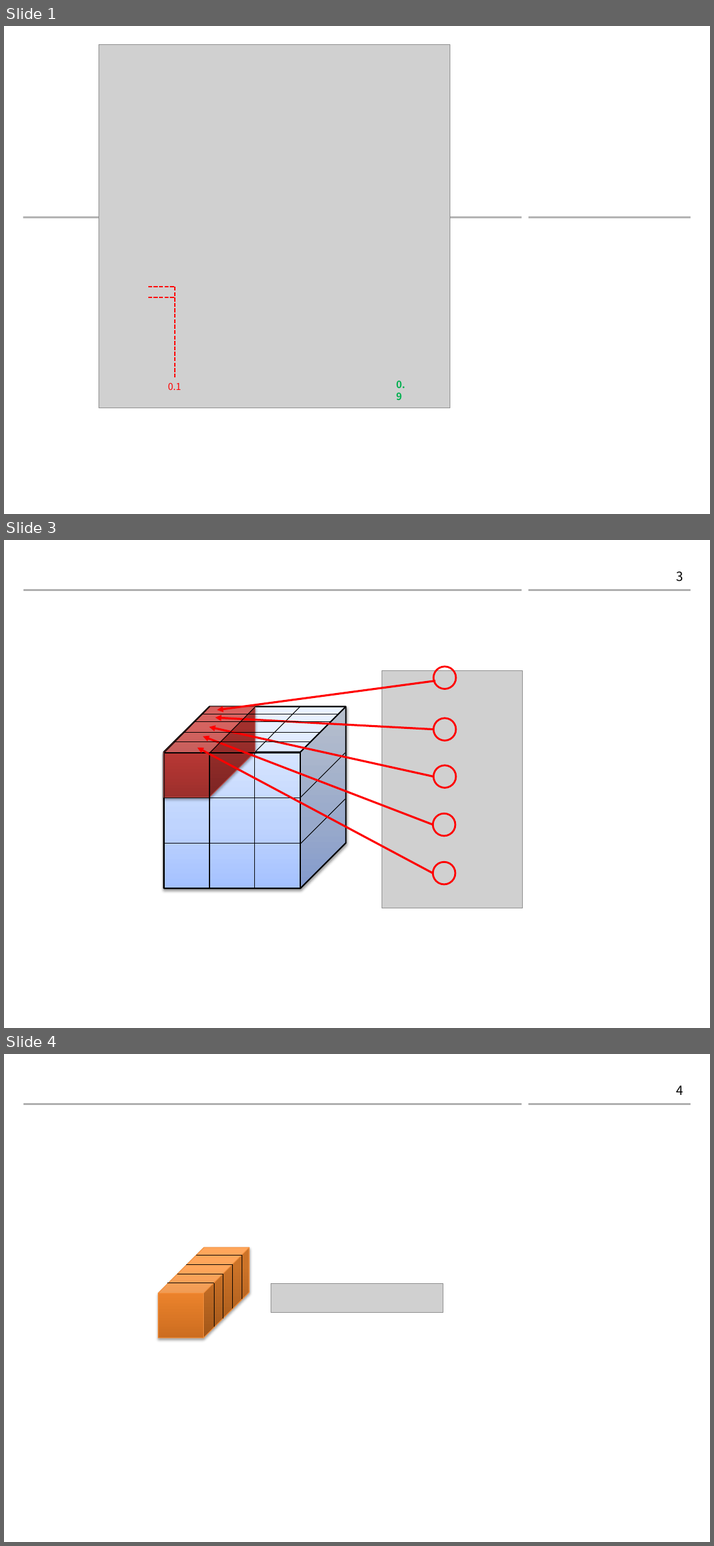
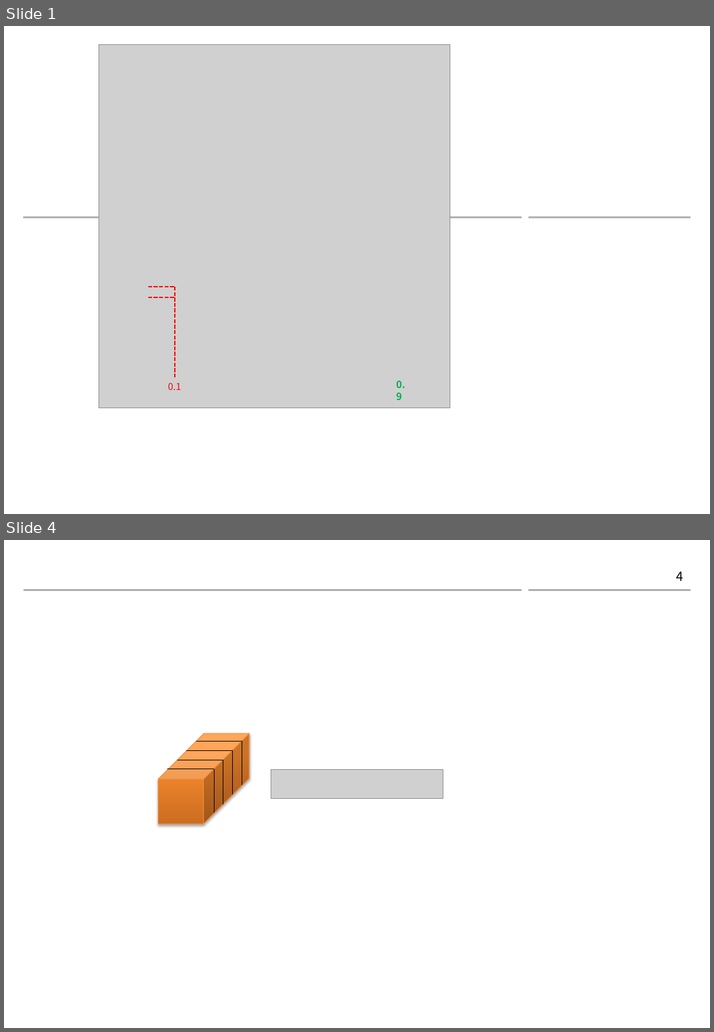
Before and after one commit to gaussian37/gaussian37.github.io, a slide deck: assets/img/dl/concept/focal_loss/focal_loss.pptx. Shown one above the other, each under a label of ours: slides 1, 3 and 4 before the commit, slides 1 and 4 after it; the slides between them are not shown. The pictures are 714x1546 and 714x1032 pixels, drawn with LibreOffice and Linux fonts; fonts in the diff are those of the drawing; grey boxes stand for pictures; background and template pictures are left out. Boxes give left, top, right and bottom in pixels: in the first picture for what was removed or moved away, otherwise in the second. Text is boxed around its words. In the diff, an @@ line names an element or a change of style, - is before the commit and + after.

```diff
--- a/assets/img/dl/concept/focal_loss/focal_loss.pptx
+++ b/assets/img/dl/concept/focal_loss/focal_loss.pptx
@@ slide 3 removed at (x1=4, y1=540, x2=710, y2=1028), background #FFFFFF; not listed: 2 template elements that a slide beside it also shows @@
@@ page number removed at (x1=676, y1=572, x2=683, y2=582) @@
-3
@@ picture removed at (x1=382, y1=671, x2=522, y2=909) @@
@@ ellipse removed at (x1=434, y1=667, x2=456, y2=689) @@
@@ arrow removed from (436, 680) to (217, 710) @@
@@ cube removed at (x1=163, y1=707, x2=345, y2=888) @@
@@ cube removed at (x1=163, y1=707, x2=255, y2=797) @@
@@ line removed from (164, 753) to (210, 707) @@
@@ line removed from (209, 753) to (255, 707) @@
@@ line removed from (209, 754) to (255, 708) @@
@@ line removed from (254, 753) to (300, 707) @@
@@ line removed from (194, 722) to (330, 722) @@
@@ line removed from (202, 714) to (339, 714) @@
@@ arrow removed from (434, 777) to (209, 727) @@
@@ arrow removed from (434, 730) to (215, 718) @@
@@ ellipse removed at (x1=434, y1=718, x2=456, y2=741) @@
@@ line removed from (173, 742) to (310, 742) @@
@@ line removed from (183, 732) to (320, 732) @@
@@ arrow removed from (432, 825) to (202, 737) @@
@@ table removed at (x1=164, y1=753, x2=299, y2=888), 3 rows, 3 columns @@
- |  | 
- |  | 
- |  | 
@@ arrow removed from (432, 873) to (197, 748) @@
@@ line removed from (300, 799) to (345, 753) @@
@@ ellipse removed at (x1=434, y1=766, x2=456, y2=788) @@
@@ line removed from (300, 845) to (345, 800) @@
@@ ellipse removed at (x1=432, y1=813, x2=455, y2=836) @@
@@ ellipse removed at (x1=432, y1=863, x2=455, y2=885) @@
```
Also in this commit, not shown: 1 slide changed, 1 slide added, 3 other files.
